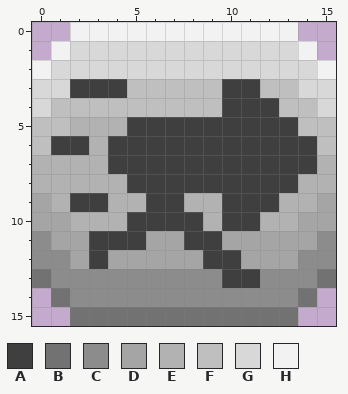
Edited in one commit: pixel-art sprite (Assets.xcassets/rightArrow.imageset/rightArrowKey.png). That is the earlier state.
The file is 80x80 pixels, drawn in blocks of 5x5; one block is one cell here.
Palette (. is transparent): A #3f3f3f  B #727272  C #8c8c8c  D #a5a5a5  E #b2b2b2  F #bfbfbf  G #d8d8d8  H #f2f2f2
Now the later version:
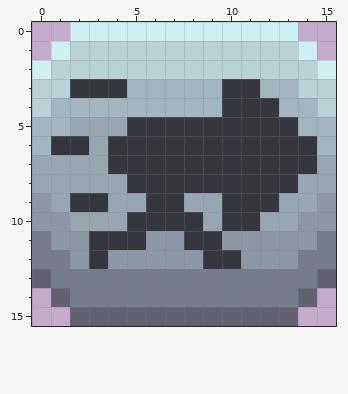
The author wrote: slightly improved arrow sprites porque si
From old to new:
colour A: #3f3f3f -> #36363f
colour B: #727272 -> #616172
colour C: #8c8c8c -> #777c8c
colour D: #a5a5a5 -> #8c98a5
colour E: #b2b2b2 -> #97a7b2
colour F: #bfbfbf -> #a2b6bf
colour G: #d8d8d8 -> #b8d2d8
colour H: #f2f2f2 -> #cef0f2
y 13: x 10..11 AA -> CC
